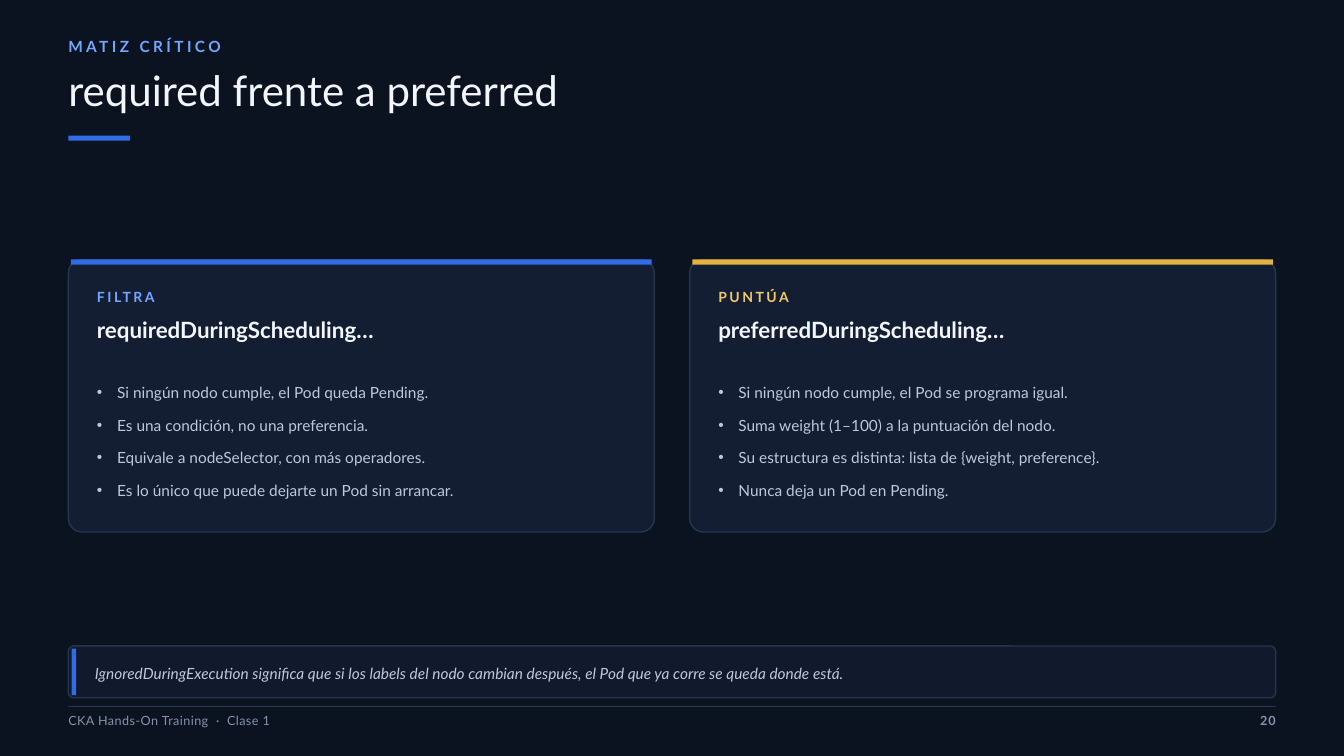
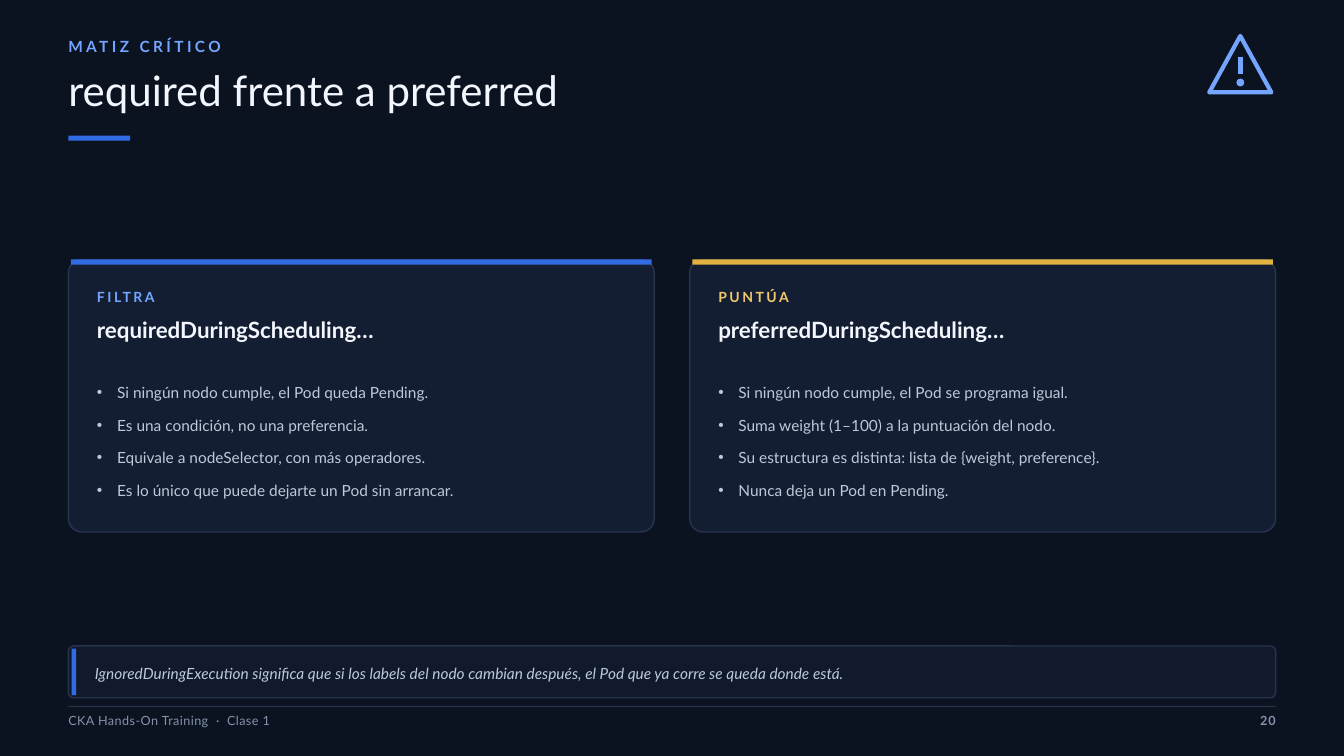
Before and after one commit to brettsacuna/CKA-TRAINING, a slide deck: slide 20 of CLASE-01/01-CLASE-01-CKA.pptx. Drawn at 1344x756 pixels with LibreOffice and Linux fonts; fonts in the diff are those of the drawing. Boxes give left, top, right and bottom in pixels: in the first picture for what was removed or moved away, otherwise in the second. Text is boxed around its words. In the diff, an @@ line names an element or a change of style, - is before the commit and + after.

```diff
--- a/CLASE-01/01-CLASE-01-CKA.pptx
+++ b/CLASE-01/01-CLASE-01-CKA.pptx
@@ freeform shape added at bbox=[1210, 36, 1272, 93], outline #74A6FF 3 pt @@
@@ line added from (1241, 57) to (1241, 74), #74A6FF 3.9 pt @@
@@ ellipse added at bbox=[1237, 79, 1244, 86], fill #74A6FF, outline #74A6FF 0.5 pt @@
```
Also in this commit, not shown: 26 other slides changed, 48 other files.
